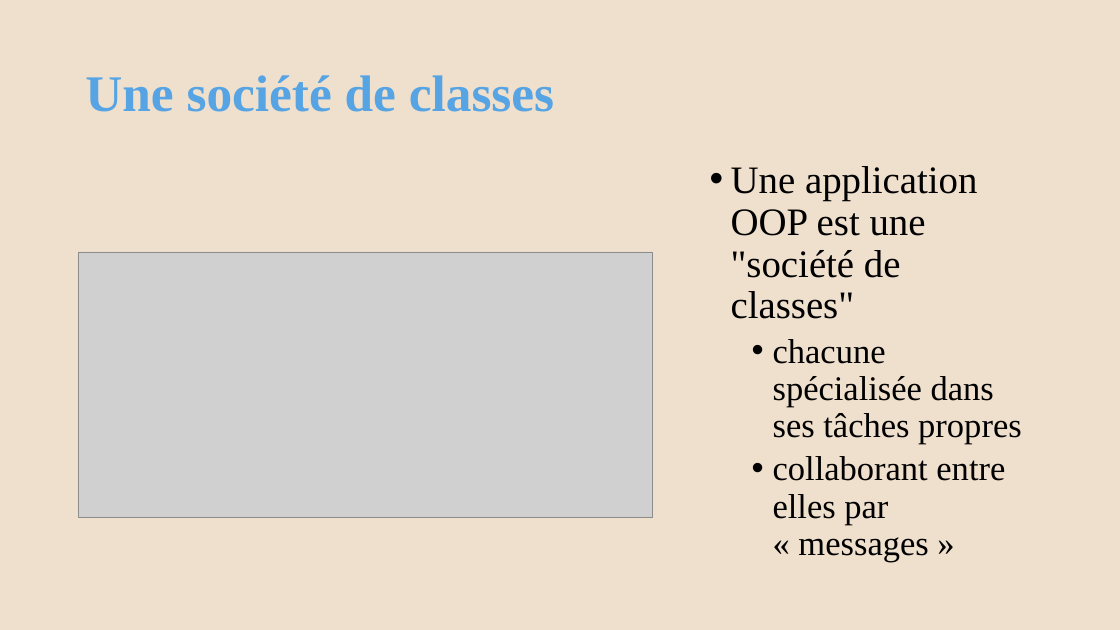
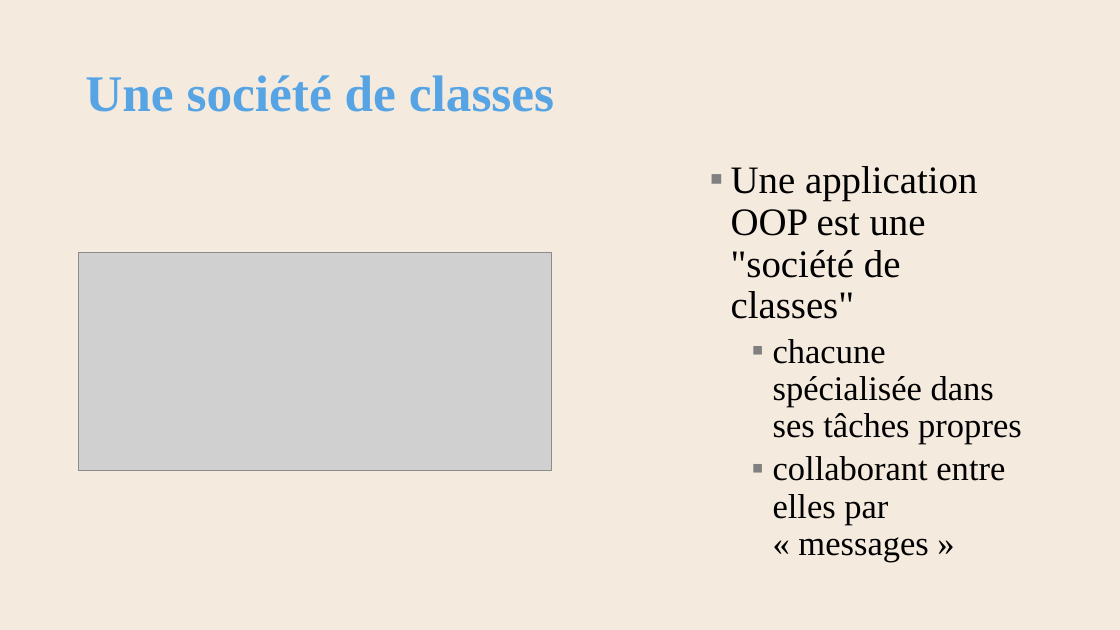
Before and after one commit to AlainWafflard/4IPO3, a slide deck: slide 39 of syllabus/11-POO-basic/11_syllabus.pptx. Drawn at 1120x630 pixels with LibreOffice and Linux fonts; fonts in the diff are those of the drawing; grey boxes stand for pictures; background and template pictures are left out. Boxes give left, top, right and bottom in pixels: in the first picture for what was removed or moved away, otherwise in the second. Text is boxed around its words. In the diff, an @@ line names an element or a change of style, - is before the commit and + after.

```diff
--- a/syllabus/11-POO-basic/11_syllabus.pptx
+++ b/syllabus/11-POO-basic/11_syllabus.pptx
@@ background #EFDFCD to #F5EADE @@
@@ text "Une application OOP est une ..." at (731,166,1022,562): bullet • to ▪ @@
@@ picture: place and size @@
-picture at (79,252,653,518)
+picture at (79,252,551,471)
```
Also in this commit, not shown: 84 other slides changed, 33 other files.
